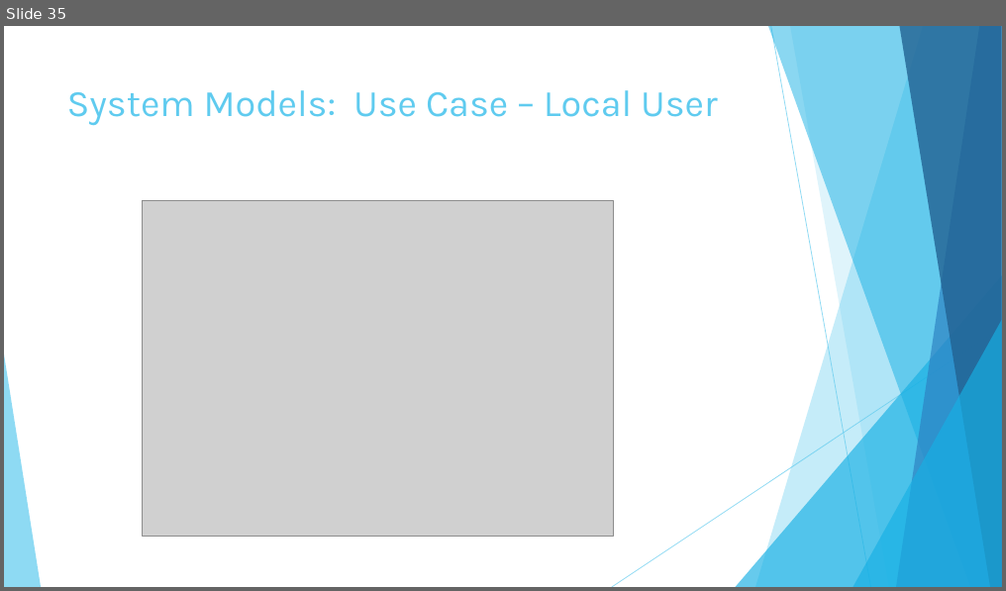
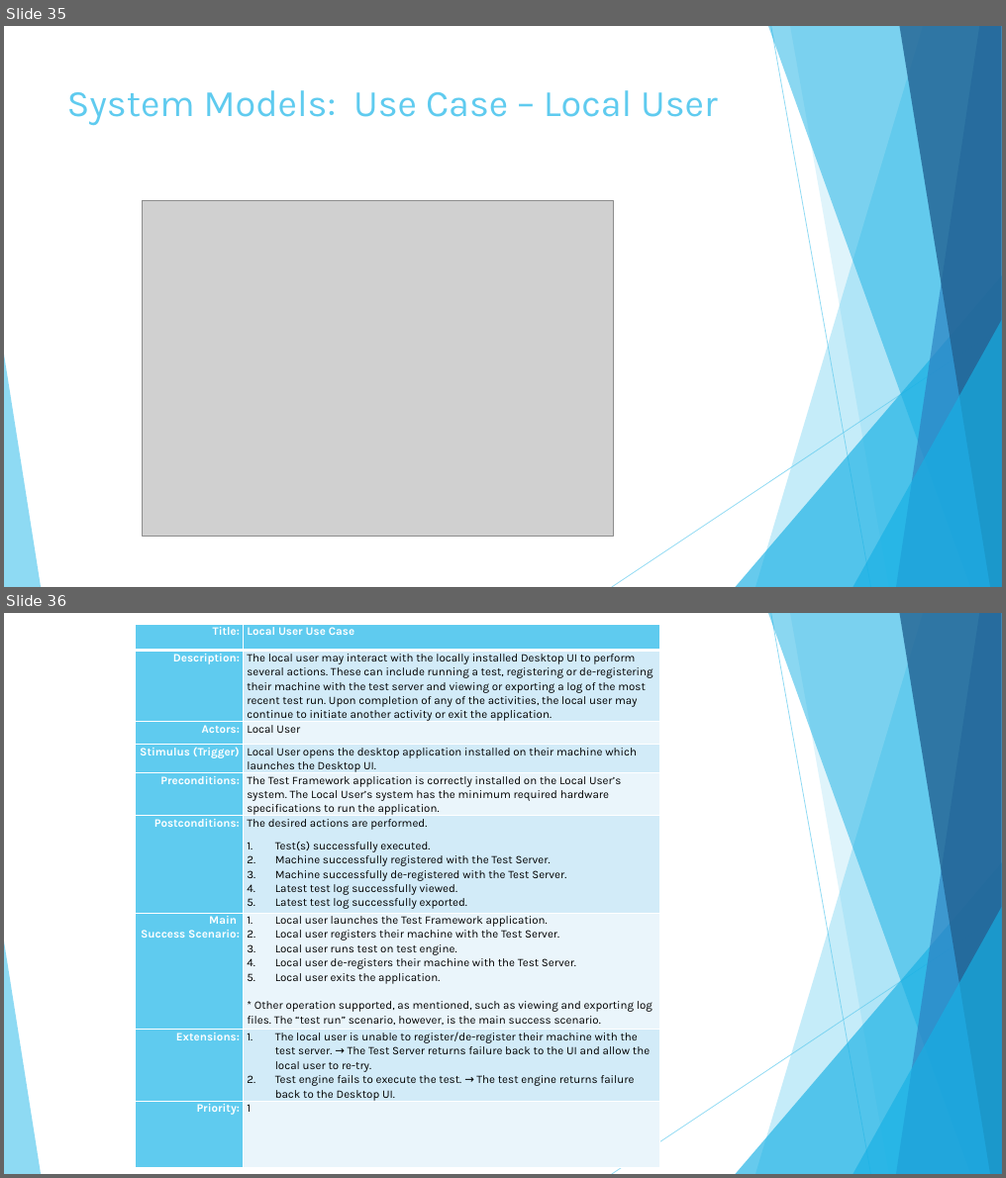
Before and after one commit to KodeFu/cse682, a slide deck: Test Framework Final Presentation.pptx. Shown one above the other, each under a label of ours: slide 35 before the commit, slides 35 and 36 after it. The pictures are 1006x591 and 1006x1178 pixels, drawn with LibreOffice and Linux fonts; fonts in the diff are those of the drawing; grey boxes stand for pictures. Boxes give left, top, right and bottom in pixels: in the first picture for what was removed or moved away, otherwise in the second. Text is boxed around its words. In the diff, an @@ line names an element or a change of style, - is before the commit and + after.

```diff
--- a/Test Framework Final Presentation.pptx
+++ b/Test Framework Final Presentation.pptx
@@ slide 36 added at <box>4,613,1002,1174</box>, background #FFFFFF; not listed: 10 template elements that a slide beside it also shows @@
@@ table added at <box>135,624,659,1171</box>, 9 rows, 2 columns @@
+Title: | Local User Use Case
+Description: | The local user may interact with the locally installed Desktop UI to perform several actions. These can include running a test, registering or de-registering their machine with the test server and viewing or exporting a log of the most recent test run. Upon completion of any of the activities, the local user may continue to initiate another activity or exit the application.
+Actors: | Local User
+Stimulus (Trigger) | Local User opens the desktop application installed on their machine which launches the Desktop UI.
+Preconditions: | The Test Framework application is correctly installed on the Local User’s system. The Local User’s system has the minimum required hardware specifications to run the application.
+Postconditions: | The desired actions are performed. / Test(s) successfully executed. / Machine successfully registered with the Test Server. / Machine successfully de-registered with the Test Server. / Latest test log successfully viewed. / Latest test log successfully exported.
+Main Success Scenario: | Local user launches the Test Framework application. / Local user registers their machine with the Test Server. / Local user runs test on test engine. / Local user de-registers their machine with the Test Server. / Local user exits the application. / * Other operation supported, as mentioned, such as viewing and exporting log files. The “test run” scenario, however, is the main success scenario.
+Extensions: | The local user is unable to register/de-register their machine with the test server. → The Test Server returns failure back to the UI and allow the local user to re-try. / Test engine fails to execute the test. → The test engine returns failure back to the Desktop UI.
+Priority: | 1
```
Also in this commit, not shown: 7 slides changed, 1 other slide added.
